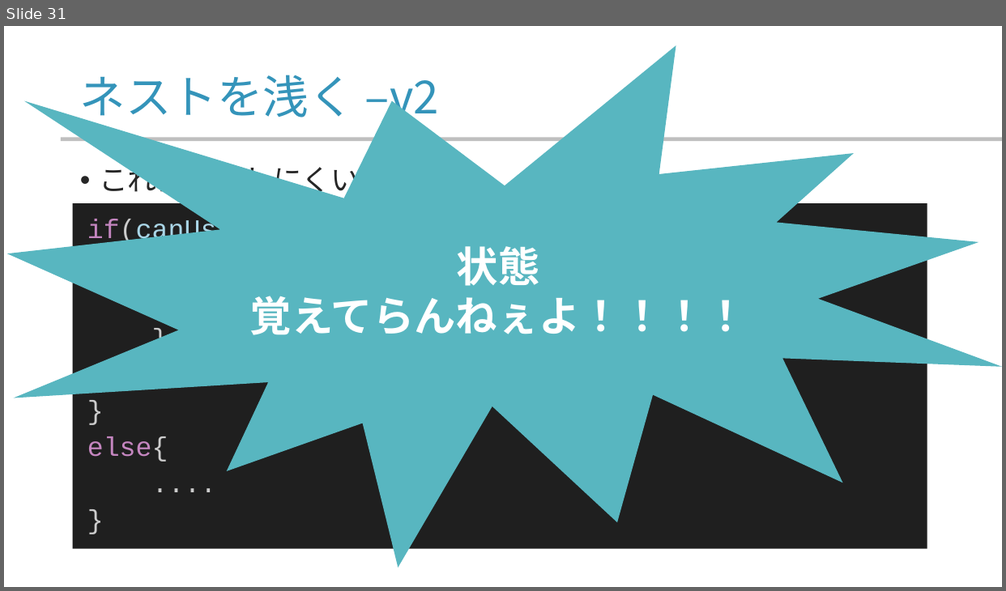
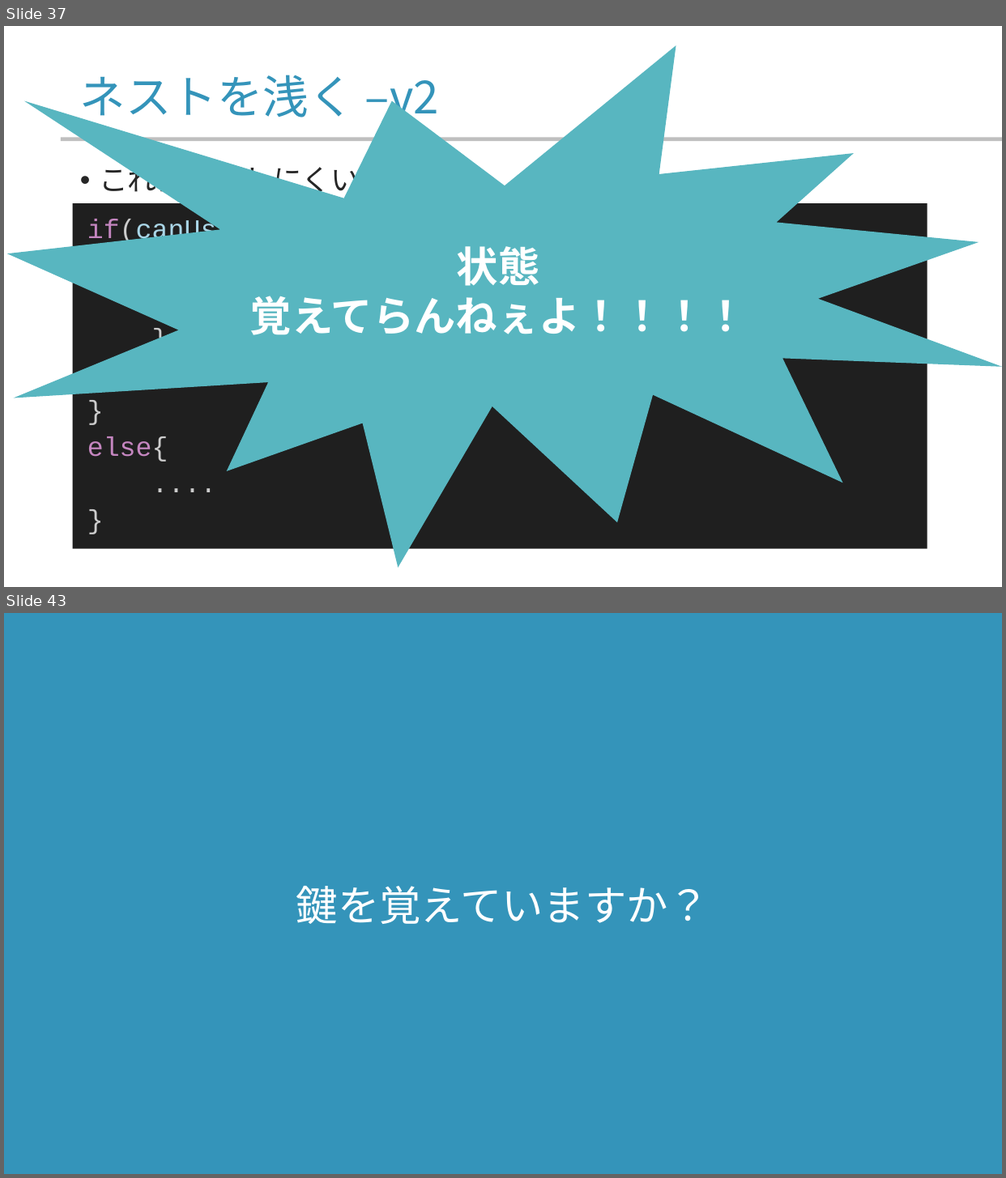
Before and after one commit to yamada-ai/java-prac, a slide deck: 07_ccontrol_flow_1.pptx. Shown one above the other, each under a label of ours: slide 31 before the commit, slides 37 and 43 after it; the slides between them are not shown. The pictures are 1006x591 and 1006x1178 pixels, drawn with LibreOffice and Linux fonts; fonts in the diff are those of the drawing; background and template pictures are left out. Boxes give left, top, right and bottom in pixels: in the first picture for what was removed or moved away, otherwise in the second. Text is boxed around its words. In the diff, an @@ line names an element or a change of style, - is before the commit and + after.

```diff
--- a/07_ccontrol_flow_1.pptx
+++ b/07_ccontrol_flow_1.pptx
@@ slide 43 added at box(4, 613, 1002, 1174), background #3494BA @@
@@ text added at box(296, 886, 710, 924), 40 pt, text #FFFFFF @@
+鍵を覚えていますか？
@@ what was slide 31 is now slide 37 @@
```
Also in this commit, not shown: 8 slides changed, 9 other slides added, 1 slide removed.
